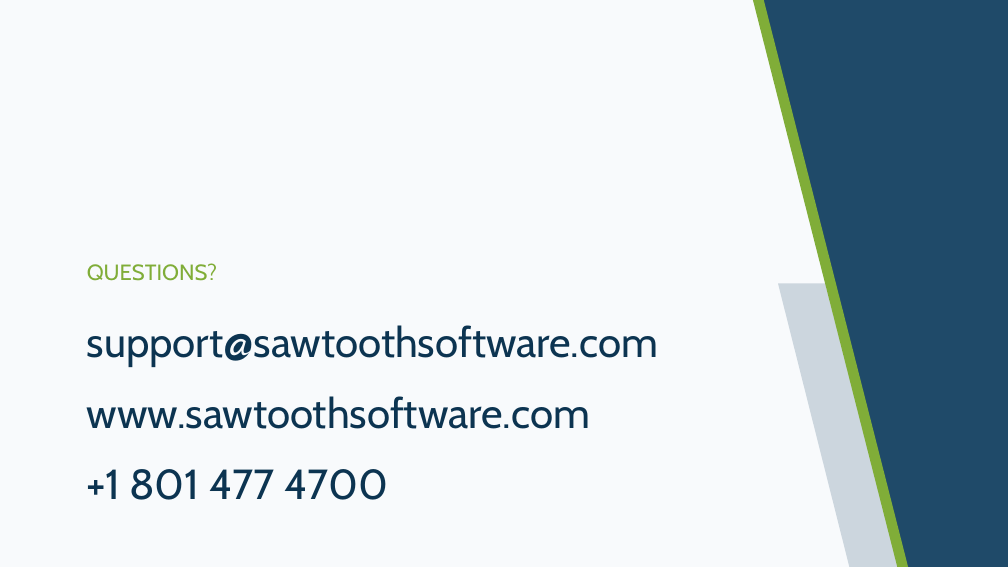
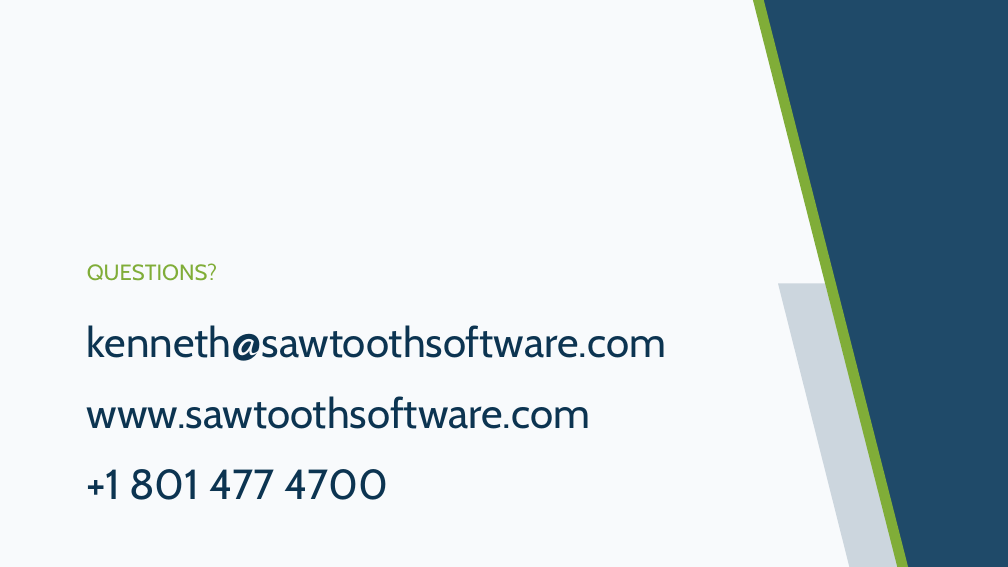
Before and after one commit to kpfairchild/ExcelSimulator, a slide deck: slide 15 of Excel Simulator Tips and Tricks.pptx (slide 11 before the commit). Drawn at 1008x567 pixels with LibreOffice and Linux fonts; fonts in the diff are those of the drawing; background and template pictures are left out. Boxes give left, top, right and bottom in pixels: in the first picture for what was removed or moved away, otherwise in the second. Text is boxed around its words. In the diff, an @@ line names an element or a change of style, - is before the commit and + after.

```diff
--- a/Excel Simulator Tips and Tricks.pptx
+++ b/Excel Simulator Tips and Tricks.pptx
@@ text at (x1=87, y1=325, x2=666, y2=361): text changed @@
-support@sawtoothsoftware.com
+kenneth@sawtoothsoftware.com
```
Also in this commit, not shown: 7 other slides changed, 7 slides added, 3 slides removed, 2 other files.
